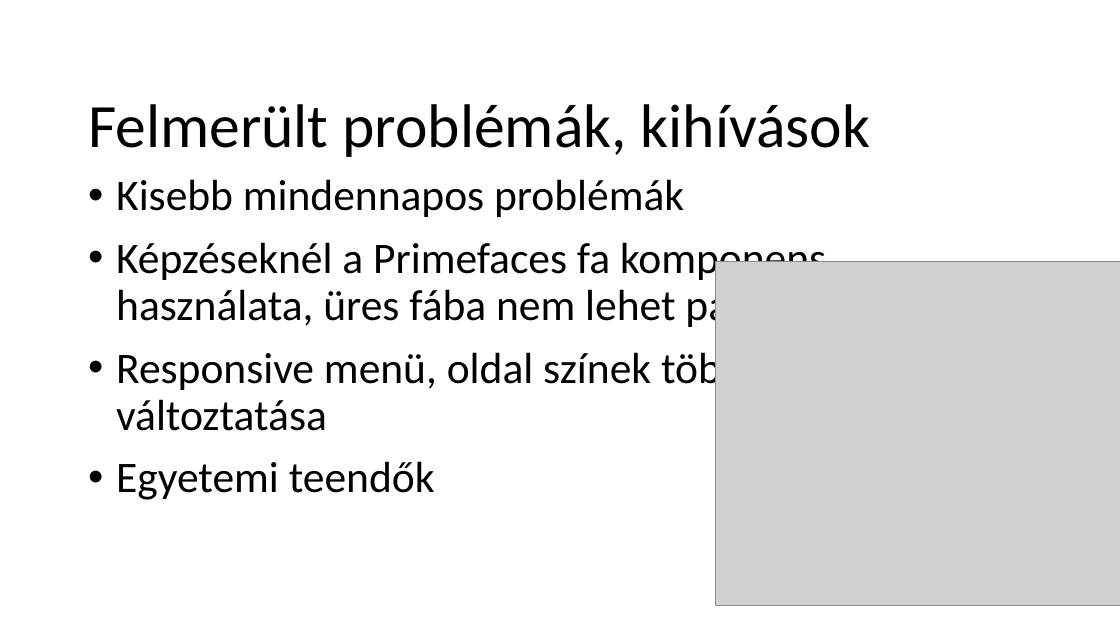
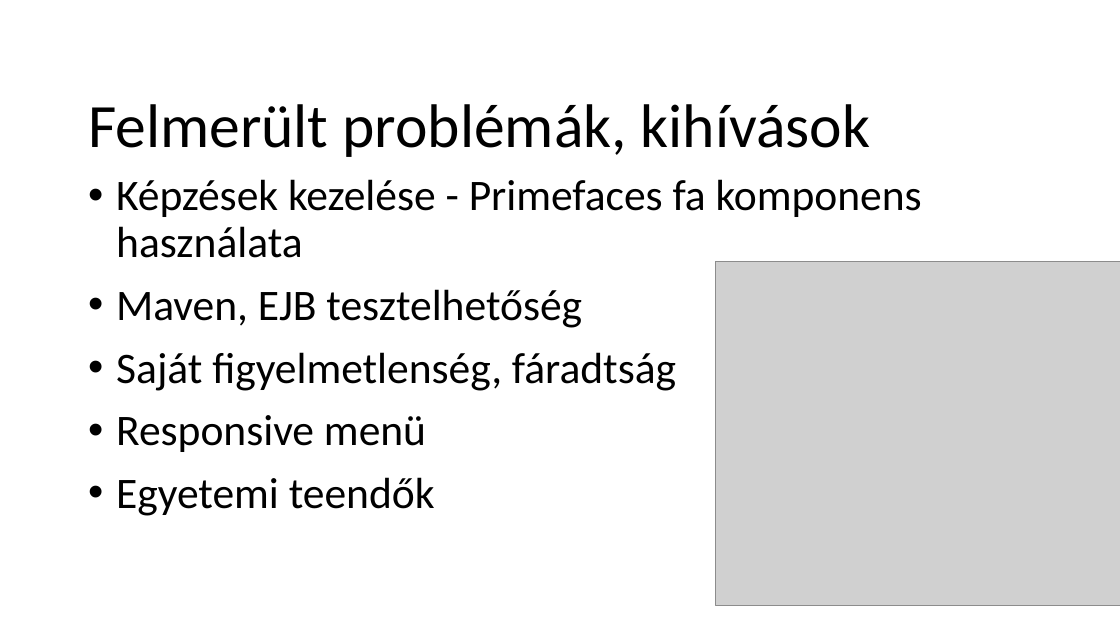
Before and after one commit to schonherz-java-ee-2016-spring/sandbox, a slide deck: slide 3 of olvetijozsef/olvetijozsef.pptx. Drawn at 1120x630 pixels with LibreOffice and Linux fonts; fonts in the diff are those of the drawing; grey boxes stand for pictures; background and template pictures are left out. Boxes give left, top, right and bottom in pixels: in the first picture for what was removed or moved away, otherwise in the second. Text is boxed around its words. In the diff, an @@ line names an element or a change of style, - is before the commit and + after.

Commit message:
ppt update

```diff
--- a/olvetijozsef/olvetijozsef.pptx
+++ b/olvetijozsef/olvetijozsef.pptx
@@ text at (116,179,922,452): text changed @@
-• Kisebb mindennapos problémák
-• Képzéseknél a Primefaces fa komponens használata, üres fába nem lehet pakolni
-• Responsive menü, oldal színek többszöri változtatása
+• Képzések kezelése - Primefaces fa komponens használata
+• Maven, EJB tesztelhetőség
+• Saját figyelmetlenség, fáradtság
+• Responsive menü
```
Also in this commit, not shown: 1 other slide changed.
